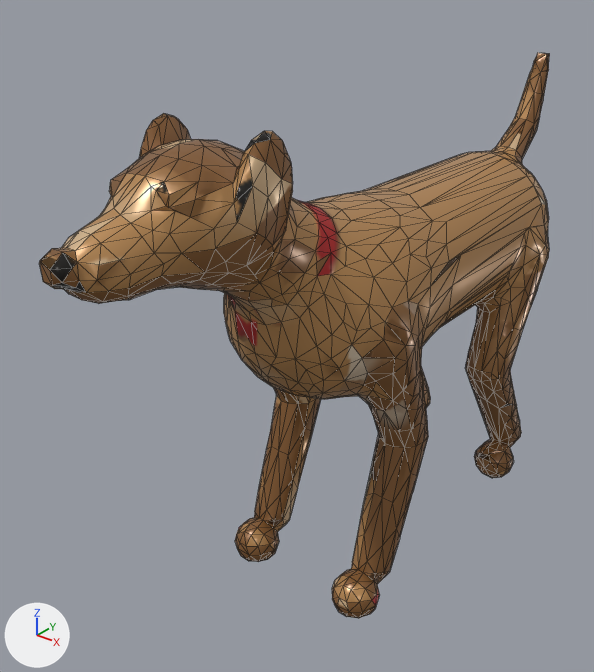
An edit to the glTF model priv/models/dog_edits.mid.glb, drawn before and after from the same camera.
Rendered twice from a camera (50 mm lens) standing at (0.443, -0.727, 0.661) and looking at (-0.06, -0.097, 0.27). Lighting does not change. The marker at lower left points along +X, +Y and +Z. The picture after the commit comes second. Mesh edges are drawn as thin lines. Vertices at exactly the same position are counted once.

In view in the first picture: 'dog_mesh'.
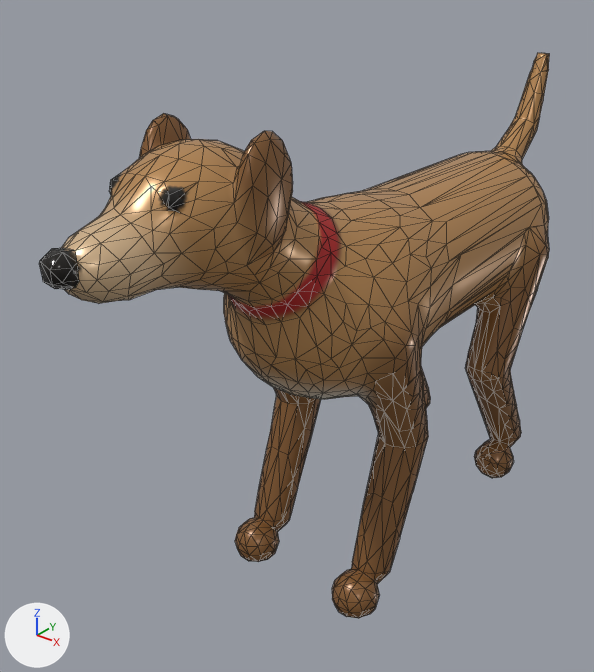
What differs and where, as boxes [x1, y1, x2, y2] in the pictures (594 x 672 px; the box of a moved part takes in the faces that stretch with it):
part 1 of me_dog_mesh, moved or reshaped
    before: [290, 198, 341, 276]
    after: [290, 197, 341, 276]
part 2 of me_dog_mesh, surface changed
    both: [39, 53, 549, 613]

What the commit changed:
me_dog_mesh has 1500 vertices, 3000 faces and spans x -0.102..0.102, y -0.437..0.336, z 0.0..0.535.
me_dog_mesh is used by ob_dog_mesh; location (0.0, 0.0, 0.0).
Part 1, on me_dog_mesh:
4 vertices are removed from x 0.0..0.05, y -0.209..-0.158, z 0.415..0.453.
20 faces are deleted.
1 vertex moves from x 0.048, y -0.209, z 0.424 to x 0.05, y -0.209, z 0.417.
4 vertices are added at (0.048, -0.199, 0.425), (0.0, -0.155, 0.443), (-0.005, -0.171, 0.449), (0.01, -0.179, 0.452).
20 new faces join them.
me_dog_mesh part 2: 2182 kept faces spanning x -0.102..0.102, y -0.437..0.336, z 0.0..0.535 get new texture (UV) coordinates.
